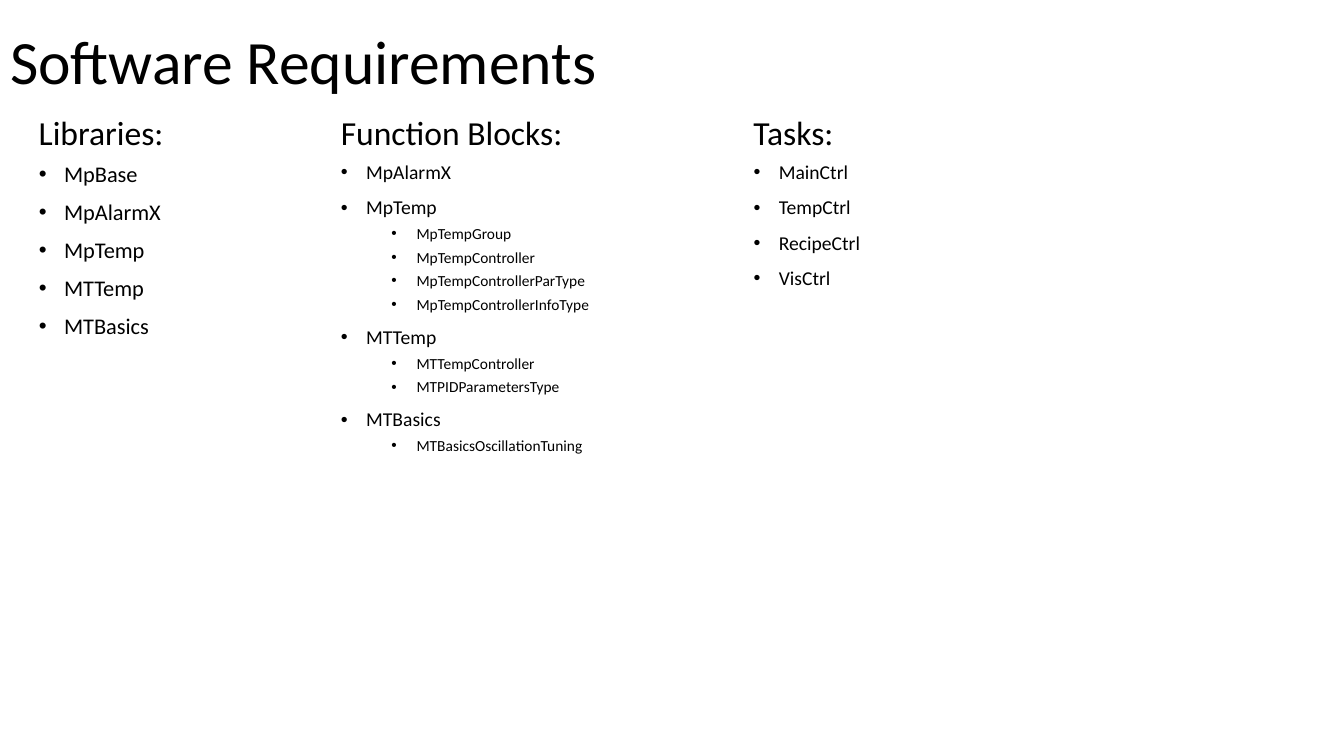
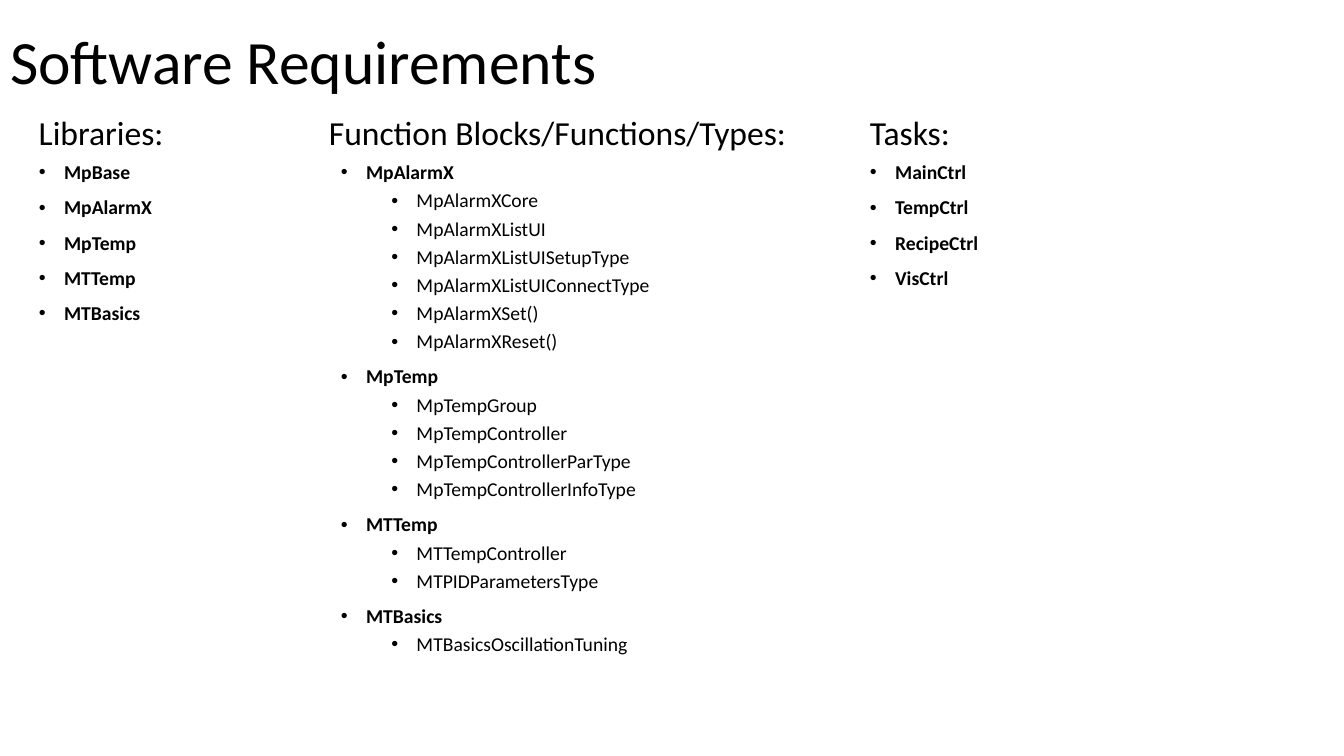
Before and after one commit to WeltyAutomation/Ecamp_PID_Lab, a slide deck: slide 3 of PID_Design.pptx (slide 2 before the commit). Drawn at 1344x756 pixels with LibreOffice and Linux fonts; fonts in the diff are those of the drawing. Boxes give left, top, right and bottom in pixels: in the first picture for what was removed or moved away, otherwise in the second. Text is boxed around its words. In the diff, an @@ line names an element or a change of style, - is before the commit and + after.

```diff
--- a/PID_Design.pptx
+++ b/PID_Design.pptx
@@ text "Tasks:": place and size @@
-text "Tasks:" at <box>753,121,833,146</box>
+text "Tasks:" at <box>870,121,950,146</box>
@@ text at <box>329,121,786,151</box>: text changed @@
-Function Blocks:
+Function Blocks/Functions/Types:
@@ text "MpBase" at <box>64,166,152,320</box>: size 16 to 14 pt, bold on @@
@@ text at <box>366,165,635,655</box>: bold on in "MpAlarmX", "MpTemp", "MTTemp", "MTBasics"; size 11 to 14 pt in "MpTempGroup", "MpTempController", "MpTempControllerParType", "MpTempControllerInfoType" and 3 more places @@
@@ text "MainCtrl": place and size @@
-text "MainCtrl" at <box>779,165,860,285</box>
+text "MainCtrl" at <box>895,165,978,285</box>
@@ text "MainCtrl" at <box>895,165,978,285</box>: bold on @@
@@ text at <box>416,193,649,351</box>: paragraphs added @@
+  • MpAlarmXCore
+  • MpAlarmXListUI
+  • MpAlarmXListUISetupType
+  • MpAlarmXListUIConnectType
+  • MpAlarmXSet()
+  • MpAlarmXReset()
```
Also in this commit, not shown: 2 other slides changed, 1 slide added, 46 other files.
